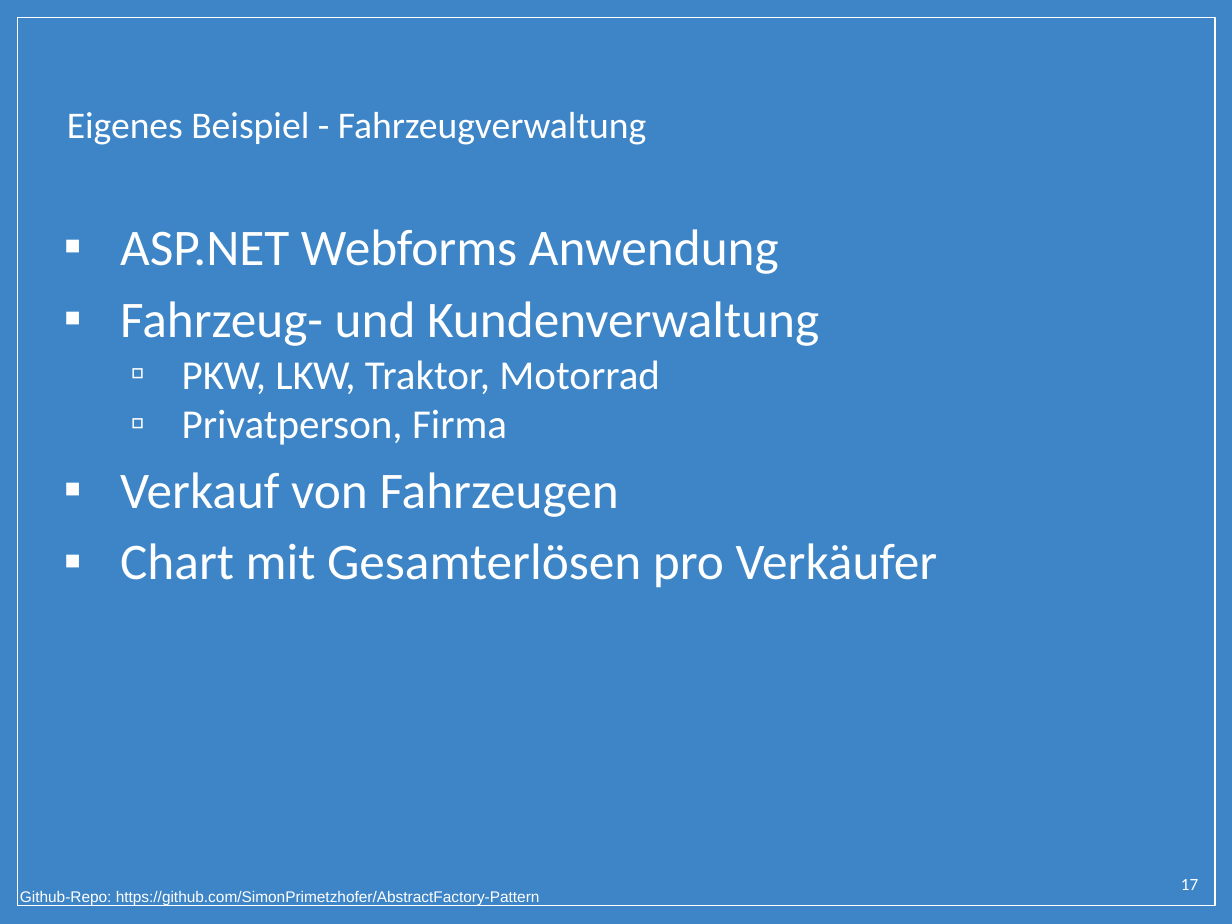
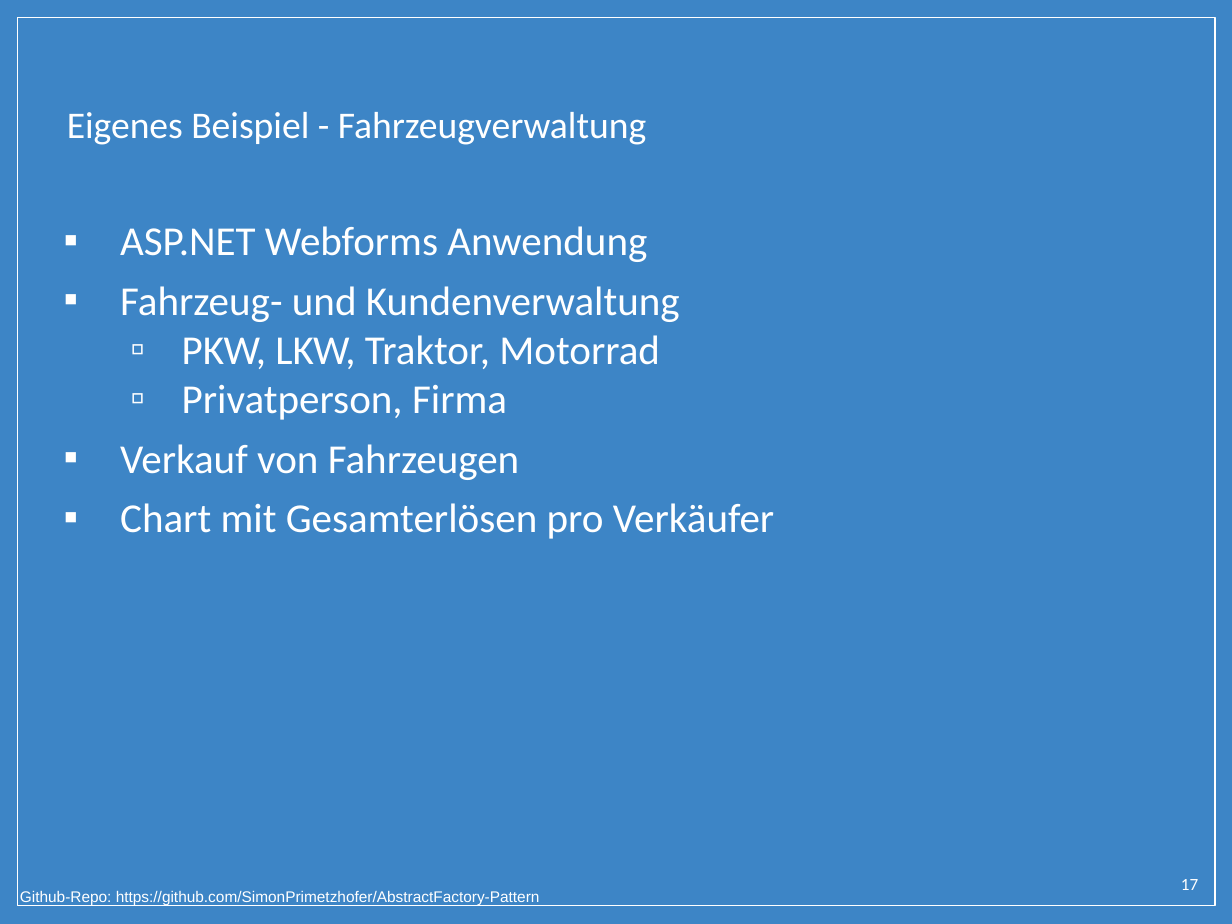
Before and after one commit to SimonPrimetzhofer/AbstractFactory-Pattern, a slide deck: slide 17 of Presentation/Abstract_Factory.pptx. Drawn at 1232x924 pixels with LibreOffice and Linux fonts; fonts in the diff are those of the drawing; background and template pictures are left out. Boxes give left, top, right and bottom in pixels: in the first picture for what was removed or moved away, otherwise in the second. Text is boxed around its words. In the diff, an @@ line names an element or a change of style, - is before the commit and + after.

```diff
--- a/Presentation/Abstract_Factory.pptx
+++ b/Presentation/Abstract_Factory.pptx
@@ text at box(120, 226, 774, 539): size 30 to 24 pt in "ASP.NET Webforms Anwendung", "Fahrzeug- und Kundenverwaltung", "Verkauf von Fahrzeugen", "Chart mit Gesamterlösen pro Verkäufer" @@
```
Also in this commit, not shown: 9 other slides changed, 1 other file.
